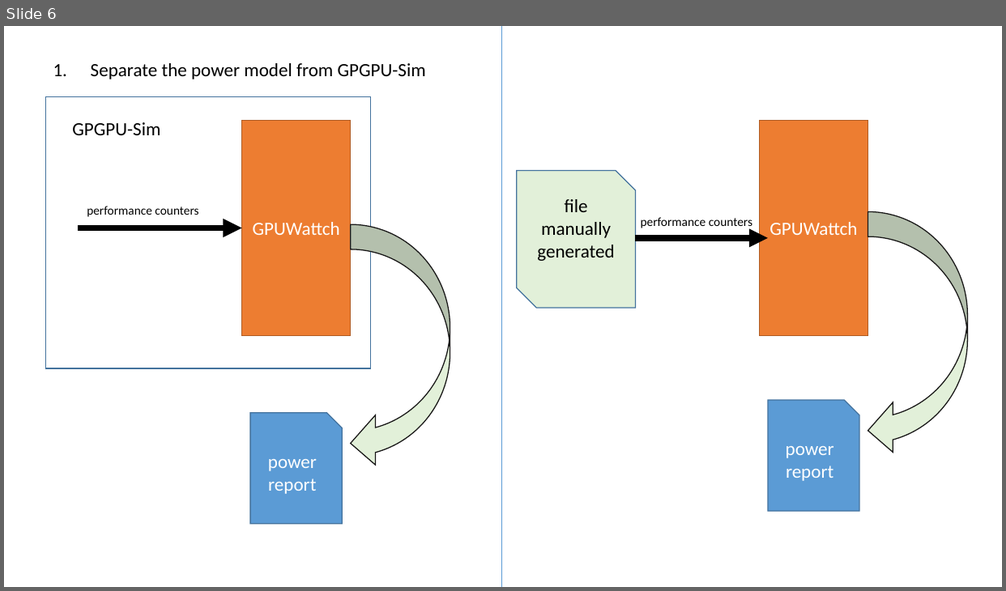
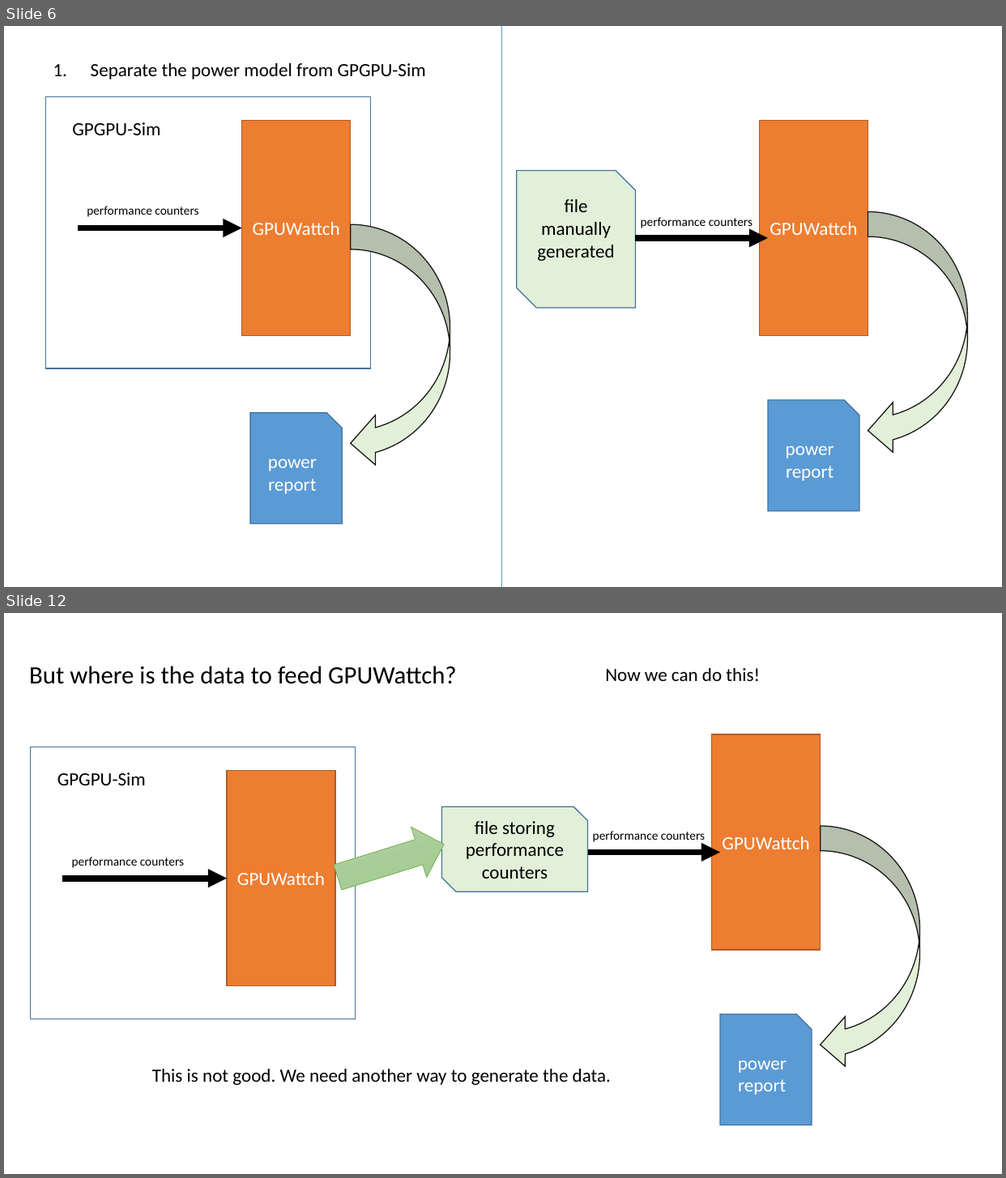
Before and after one commit to shenzongyi1997/GPU_learning, a slide deck: presentation/Shen Zongyi.pptx. Shown one above the other, each under a label of ours: slide 6 before the commit, slides 6 and 12 after it; the slides between them are not shown. The pictures are 1006x591 and 1006x1178 pixels, drawn with LibreOffice and Linux fonts; fonts in the diff are those of the drawing. Boxes give left, top, right and bottom in pixels: in the first picture for what was removed or moved away, otherwise in the second. Text is boxed around its words. In the diff, an @@ line names an element or a change of style, - is before the commit and + after.

```diff
--- a/presentation/Shen Zongyi.pptx
+++ b/presentation/Shen Zongyi.pptx
@@ slide 12 added at (4, 613, 1002, 1174), background #FFFFFF @@
@@ text added at (29, 666, 456, 684), 24 pt, text #000000 @@
+But where is the data to feed GPUWattch?
@@ text added at (605, 668, 760, 681), 18 pt, text #000000 @@
+Now we can do this!
@@ rectangle added at (31, 747, 356, 1019), outline #43739E 1 pt @@
@@ rectangle added at (711, 735, 820, 950), fill #ED7D31, outline #AF5C24 1 pt, 18 pt, text #FFFFFF @@
+GPUWattch
@@ text added at (57, 773, 146, 786), 18 pt, text #000000 @@
+GPGPU-Sim
@@ rectangle added at (227, 771, 335, 986), fill #ED7D31, outline #AF5C24 1 pt, 18 pt, text #FFFFFF @@
+GPUWattch
@@ snip diag rect added at (442, 807, 588, 892), fill #E2F0D9, outline #43739E 1 pt, 18 pt, text #000000 @@
+file storing performance counters
@@ right arrow added at (330, 820, 453, 902), fill gradient #B5D5A7 to #AACE9A to #9CC987, outline #70AD47 0.5 pt @@
@@ text added at (593, 831, 705, 844), 12 pt, text #000000 @@
+performance counters
@@ curved left arrow added at (820, 826, 920, 1071), fill #E2F0D9, outline #181717 1 pt @@
@@ arrow added from (588, 853) to (720, 853), #000000 6 pt @@
@@ arrow added from (62, 879) to (227, 879), #000000 6 pt @@
@@ text added at (72, 857, 184, 868), 12 pt, text #000000 @@
+performance counters
@@ snip rect added at (720, 1014, 812, 1125), fill #5B9BD5, outline #43739E 1 pt, 18 pt, text #FFFFFF @@
+power report
@@ text added at (152, 1069, 611, 1085), 18 pt, text #000000 @@
+This is not good. We need another way to generate the data.
```
Also in this commit, not shown: 2 slides changed, 7 other slides added.
